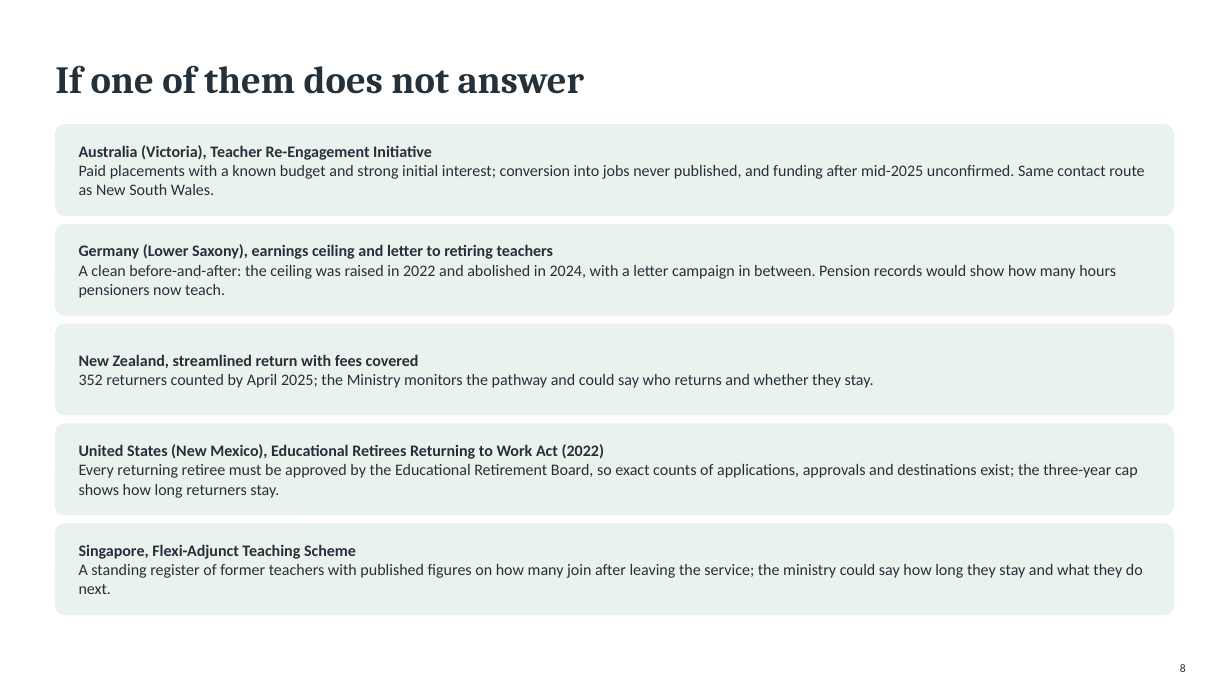
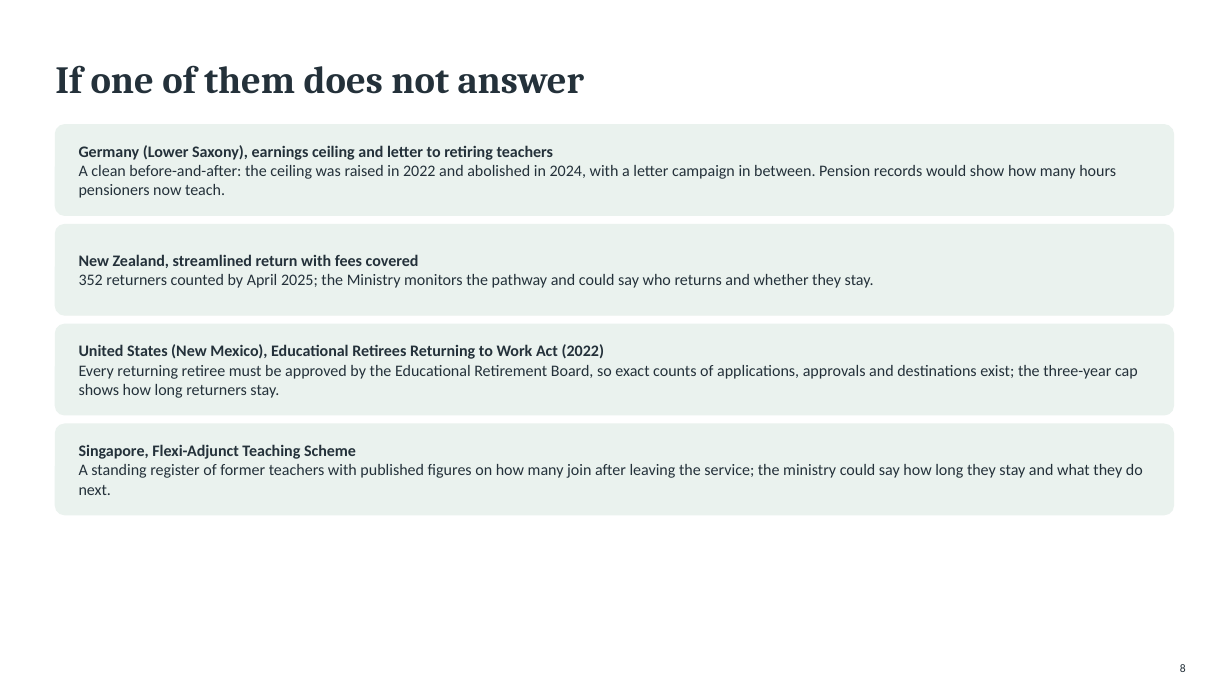
Before and after one commit to jedr1-ship-it/Alternative-Pathways----Quant, a slide deck: slide 8 of policies/Countries_to_contact.pptx. Drawn at 1232x693 pixels with LibreOffice and Linux fonts; fonts in the diff are those of the drawing. Boxes give left, top, right and bottom in pixels: in the first picture for what was removed or moved away, otherwise in the second. Text is boxed around its words. In the diff, an @@ line names an element or a change of style, - is before the commit and + after.

```diff
--- a/policies/Countries_to_contact.pptx
+++ b/policies/Countries_to_contact.pptx
@@ text removed at (79, 145, 1144, 195) @@
-Australia (Victoria), Teacher Re-Engagement Initiative
-Paid placements with a known budget and strong initial interest; conversion into jobs never published, and funding after mid-2025 unconfirmed. Same contact route as New South Wales.
@@ 4 texts: place and size @@
-4 texts at (79, 244, 1143, 594)
+4 texts at (79, 145, 1143, 495)
@@ rounded rectangle removed at (55, 524, 1174, 615) @@
```
Also in this commit, not shown: 1 other slide changed, 4 other files.
